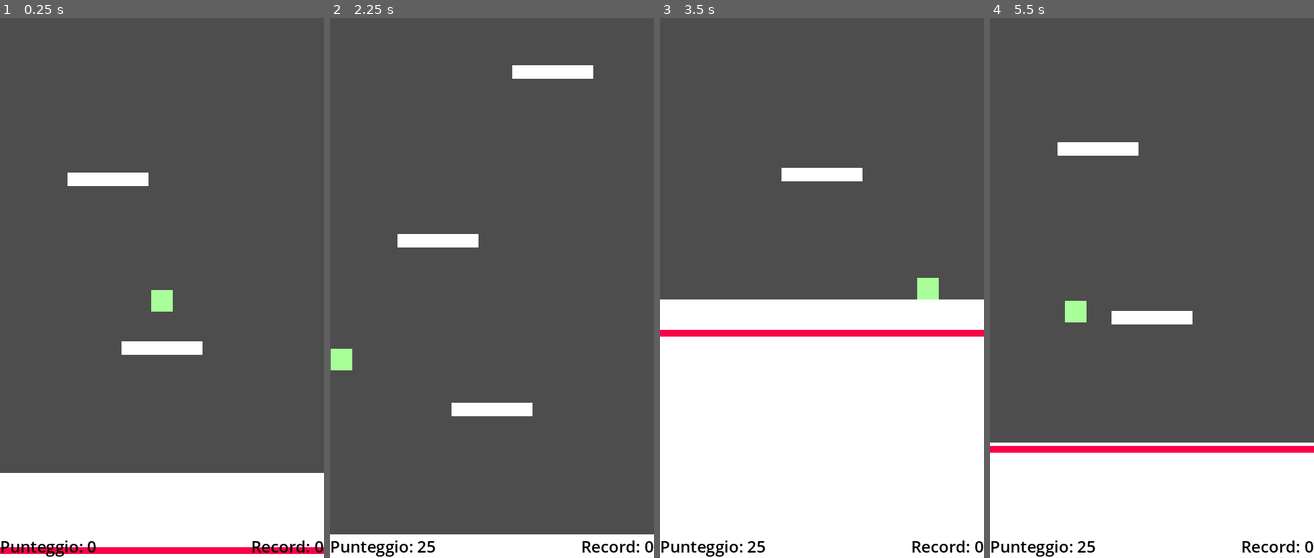
Above: before the commit, frames 1-4 (left to right).
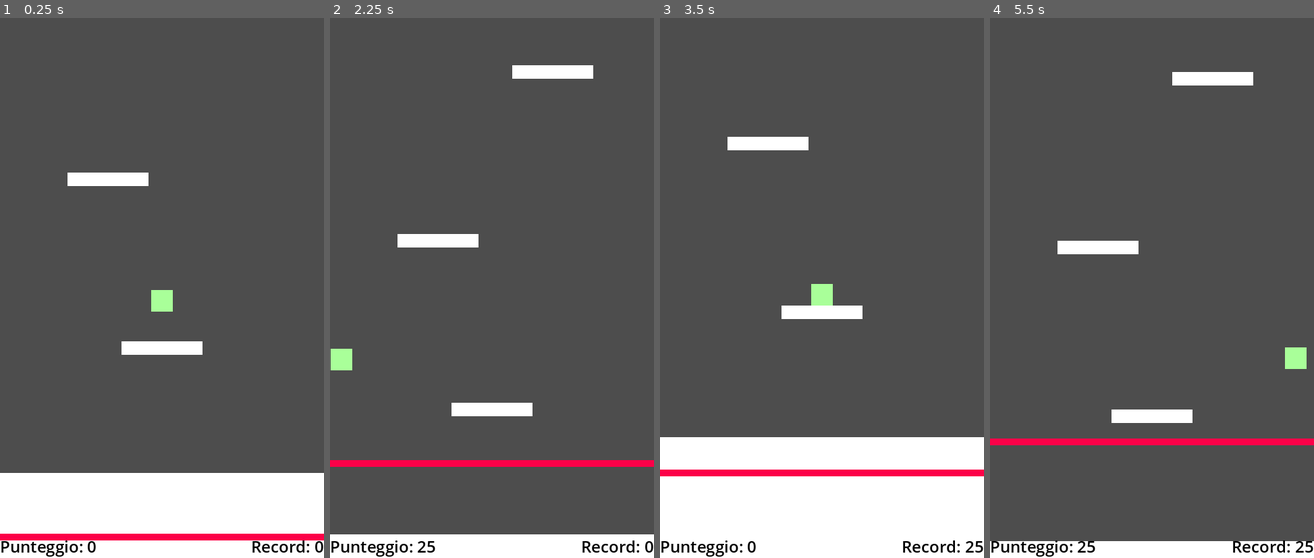
Above: after the commit, the same moments.

Repository: AlessandroDarie/VerticalPlatformer
Game: Godot game, scene res://main.tscn
Same seed, same stepped clock (60 frames per second), same inputs: the game is played once before the commit and once after it.
Inputs (mouse positions are in pixels of both pictures, inside the frame that each line leads up to):
- Up to frame 1 (0.25 s): no input
- Up to frame 2 (2.25 s): tap Enter (ui_accept) at 0.5, 0.77, 1.52 s; hold Right (ui_right) 0.53-2.03 s; hold Left (ui_left) from 2.03 s (still down)
- Up to frame 3 (3.5 s): release Left (ui_left) at 2.75 s; click (822, 525) at 2.75 s, where only the run after the commit has a clickable "Riprova"
- Up to frame 4 (5.5 s): hold Right (ui_right) 3.53-5.03 s; tap Enter (ui_accept) at 3.77, 4.52, 5.27 s; hold Left (ui_left) from 5.03 s (still down)

The runs differ from the first frame. In frame 1, 2.4% of the frame differs, in the area x 0-100%, y 95-100%; in frame 2, 1.2%; in frame 3, 28%, in the area x 0-100%, y 22-99%; in frame 4, 23%.

Commit message:
Implementata difficolta' dinamica tramite TimeScale. Migliorato bilanciamento iniziale. Laser velocizzato.

Diff:
--- a/GameOverUI.gd
+++ b/GameOverUI.gd
@@ -1,10 +1,10 @@
 extends CanvasLayer
 
 func _ready():
-	visible = false  # all'inizio invisibile
+	visible = false
 
 func show_game_over():
 	visible = true
 
 func _on_button_riprova_pressed():
-	get_tree().reload_current_scene()  # ricarica la scena principale
+	get_tree().reload_current_scene()
--- a/Laser.gd
+++ b/Laser.gd
@@ -1,7 +1,7 @@
 extends Node2D
 
-@export var speed: float = 20.0  # velocità di salita
-@export var player: NodePath  # per collegare il Player
+@export var speed: float = 100.0
+@export var player: NodePath
 
 func _ready():
 	$Area2D.connect("body_entered", Callable(self, "_on_area2d_body_entered"))
@@ -9,12 +9,14 @@
 func _process(delta):
 	if get_tree().get_root().get_node("Main").is_game_over:
 		return
+
+	if player:
+		var player_node = get_node(player)
+
 	global_position.y -= speed * delta
 
 func _on_area2d_body_entered(body):
 	if body.name == "Player":
-		print("Game Over!")
-		# Qui possiamo poi aggiungere anche cambio scena o popup
 		var main = get_tree().get_root().get_node("Main")
 		main.set_game_over()
 
--- a/Main.gd
+++ b/Main.gd
@@ -2,5 +2,30 @@
 
 var is_game_over = false
 
+var base_time_scale = 1.0
+var time_increment = 0.025
+var score_step = 50
+var last_steps = 0
+var max_time_scale = 2.0
+
 func set_game_over():
 	is_game_over = true
+	Engine.time_scale = 1.0
+
+func _process(delta):
+	if not is_game_over:
+		update_time_scale()
+
+func update_time_scale():
+	if has_node("ScoreUI"):
+		var score_ui = get_node("ScoreUI")
+		if score_ui.has_node("Label"):
+			var score_text = score_ui.get_node("Label").text
+			var score = int(score_text.replace("Punteggio: ", ""))
+			var steps = score / score_step
+			if steps > last_steps:
+				last_steps = steps
+				Engine.time_scale = base_time_scale + (steps * time_increment)
+				if Engine.time_scale > max_time_scale:
+					Engine.time_scale = max_time_scale
+				print("Time scale increased! New time_scale:", Engine.time_scale)
--- a/PlatformSpawner.gd
+++ b/PlatformSpawner.gd
@@ -2,7 +2,7 @@
 
 @export var platform_scene: PackedScene
 
-var platform_gap = 750  # distanza tra piattaforme generate
+var platform_gap = 750
 
 func on_platform_reached(current_platform_y):
 	var new_platform = platform_scene.instantiate()
--- a/Player.gd
+++ b/Player.gd
@@ -7,12 +7,12 @@
 func _physics_process(delta):
 	if get_tree().get_root().get_node("Main").is_game_over:
 		return
+
 	if not is_on_floor():
 		velocity.y += gravity * delta
 	else:
 		velocity.y = 0
 
-	# Movimento orizzontale
 	var input_direction = Input.get_action_strength("ui_right") - Input.get_action_strength("ui_left")
 	velocity.x = input_direction * speed
 
@@ -21,11 +21,11 @@
 		global_position.x = screen_width / 2
 	elif global_position.x > screen_width / 2:
 		global_position.x = -screen_width / 2
+
 	# Salto
 	if Input.is_action_just_pressed("ui_accept") and is_on_floor():
 		velocity.y = jump_velocity
 
-	# Muove il player e gestisce le collisioni
 	move_and_slide()
 
 func _on_area_entered(area):
--- a/ScoreUI.gd
+++ b/ScoreUI.gd
@@ -11,11 +11,10 @@
 
 func _process(delta):
 	if get_tree().get_root().get_node("Main").is_game_over:
-		return  # Se è Game Over non aggiorniamo più
+		return
 
 	if player:
 		var player_node = get_node(player)
-		# Siccome Y diminuisce salendo, usiamo -Y
 		var current_height = int(-player_node.global_position.y / 10) - 3
 
 		if current_height > max_height:
@@ -32,7 +31,6 @@
 		highscore = int(file.get_line())
 		file.close()
 
-	# Aggiorna subito il testo del record
 	$RecordLabel.text = "Record: " + str(highscore)
 
 
--- a/Walls.gd
+++ b/Walls.gd
@@ -1,6 +1,6 @@
 extends Node2D
 
-@export var player: NodePath  # Colleghiamo il Player
+@export var player: NodePath
 
 func _process(delta):
 	if player:
--- a/main.tscn
+++ b/main.tscn
@@ -51,6 +51,7 @@
 
 [node name="Laser" parent="." instance=ExtResource("5_7mycd")]
 position = Vector2(-240, 400)
+player = NodePath("../Player")
 
 [node name="GameOverUI" type="CanvasLayer" parent="."]
 script = ExtResource("6_7mycd")
